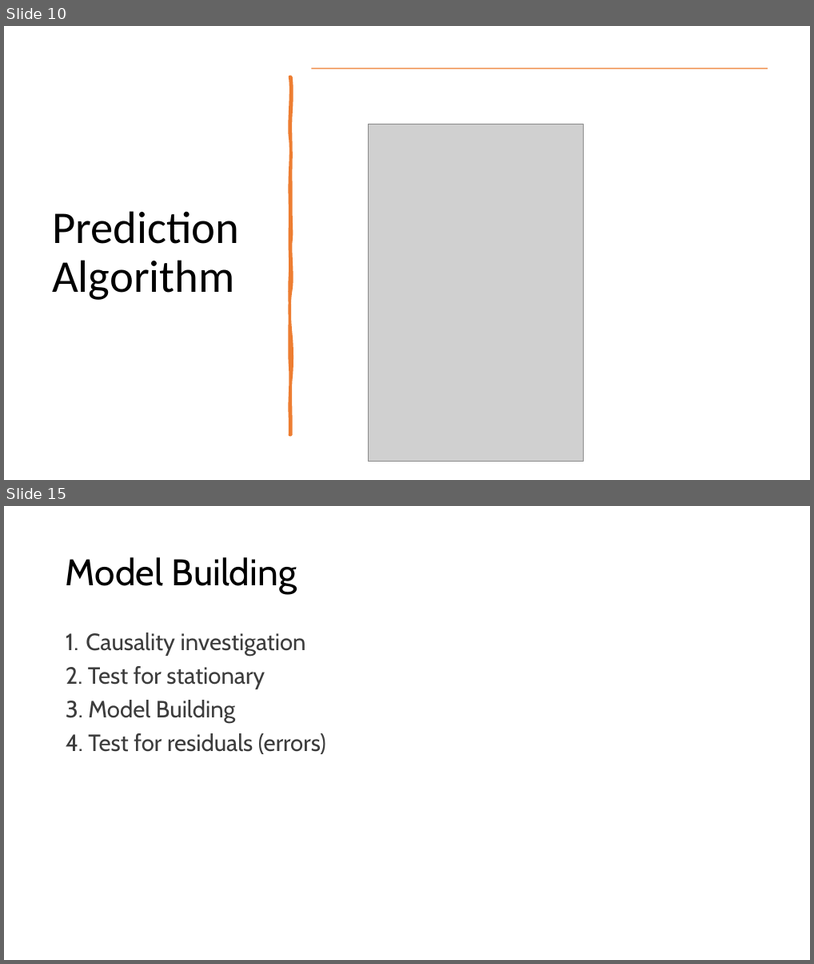
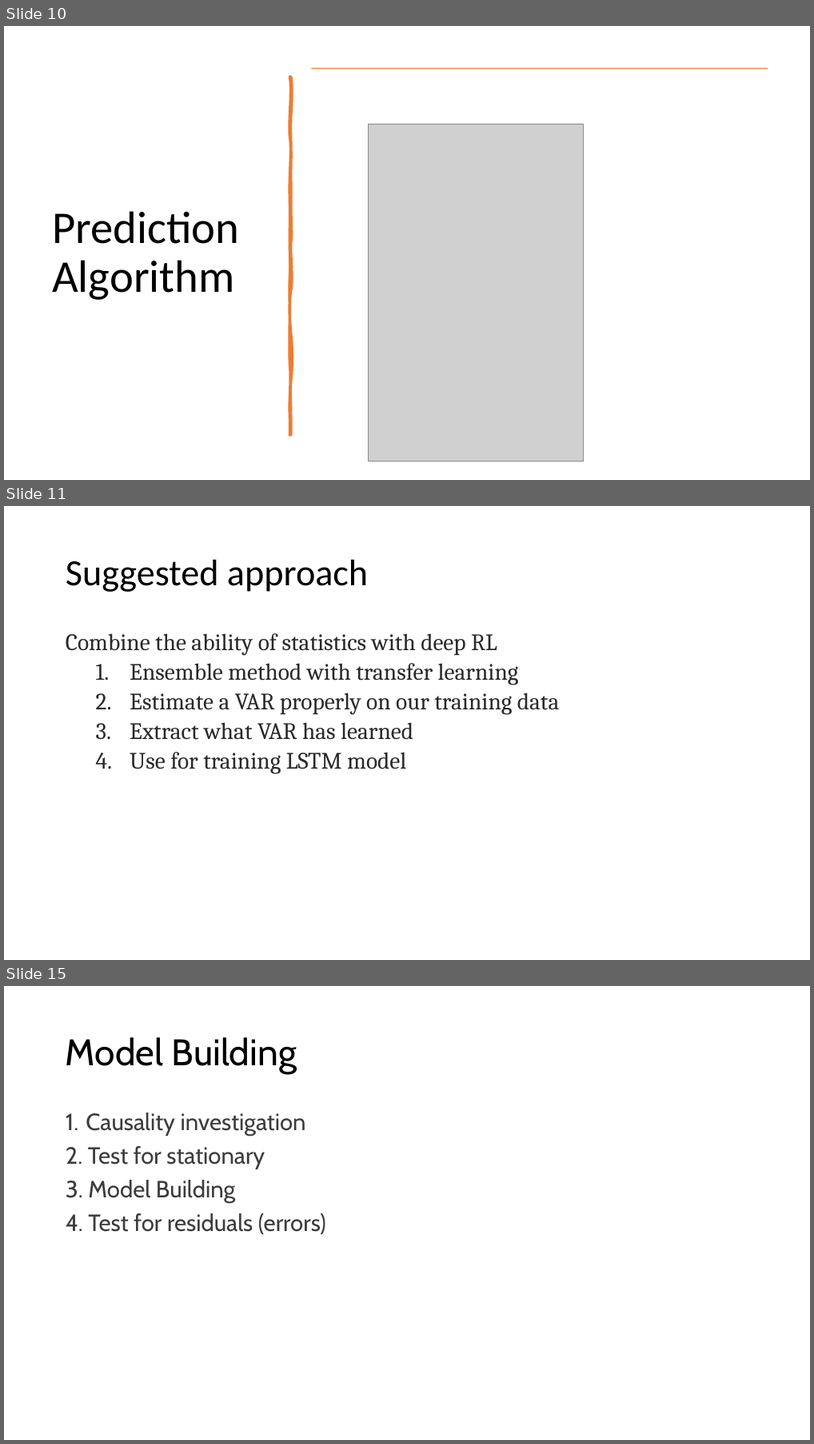
Before and after one commit to raidharmender/MultiVarTSPred, a slide deck: Multivar TS analysis and prediction.pptx. Shown one above the other, each under a label of ours: slides 10 and 15 before the commit, slides 10, 11 and 15 after it; the slides between them are not shown. The pictures are 814x964 and 814x1444 pixels, drawn with LibreOffice and Linux fonts; fonts in the diff are those of the drawing; grey boxes stand for pictures. Boxes give left, top, right and bottom in pixels: in the first picture for what was removed or moved away, otherwise in the second. Text is boxed around its words. In the diff, an @@ line names an element or a change of style, - is before the commit and + after.

```diff
--- a/Multivar TS analysis and prediction.pptx
+++ b/Multivar TS analysis and prediction.pptx
@@ slide 11 added at (x1=4, y1=506, x2=810, y2=960), background #FFFFFF @@
@@ title added at (x1=66, y1=560, x2=368, y2=592), 44 pt, text #000000 @@
+Suggested approach
@@ text added at (x1=66, y1=633, x2=559, y2=773), 28 pt, text #292929 @@
+Combine the ability of statistics with deep RL
+  1. Ensemble method with transfer learning
+  2. Estimate a VAR properly on our training data
+  3. Extract what VAR has learned
+  4. Use for training LSTM model
```
Also in this commit, not shown: 5 slides changed, 2 other slides added, 10 slides removed.
